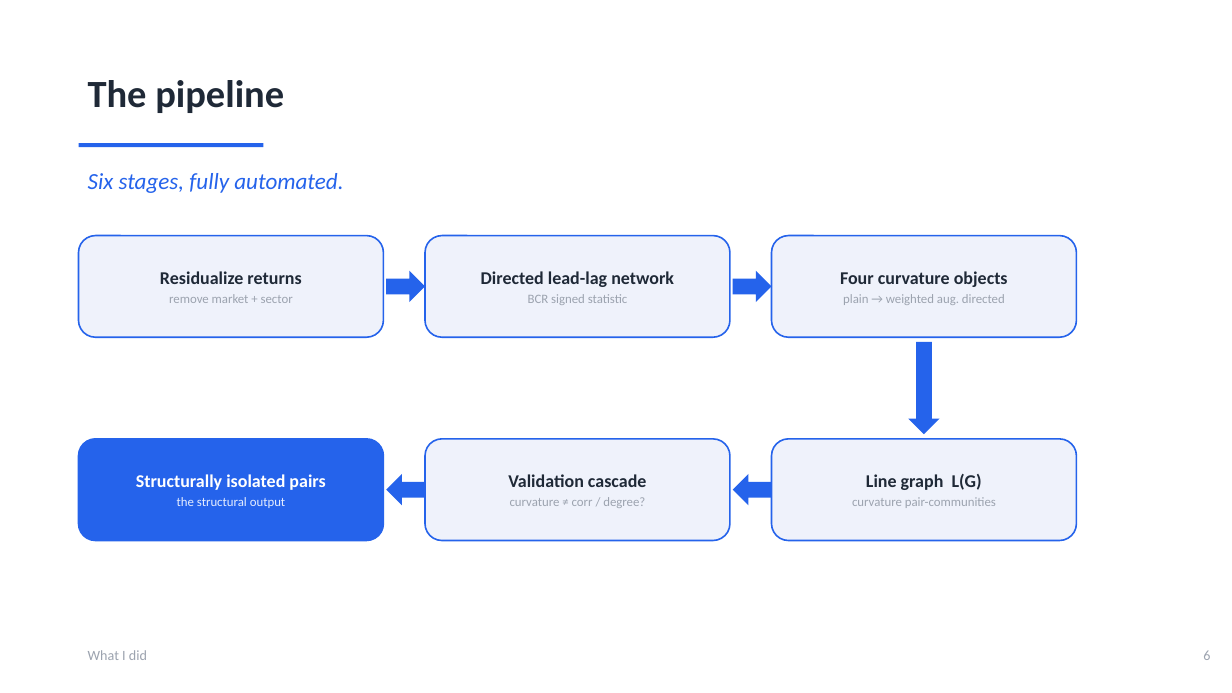
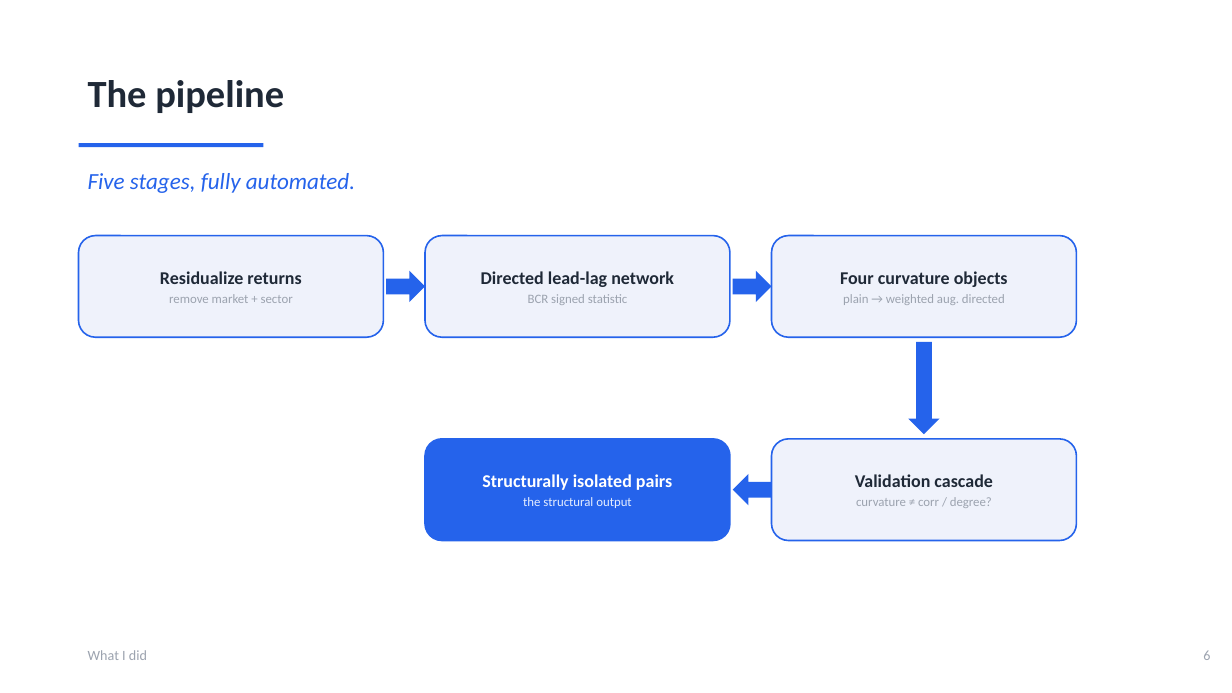
Before and after one commit to ivan-sit/Curvature-Lead-Lag-Model, a slide deck: slide 7 of slides/Ricci_Curvature_LeadLag.pptx. Drawn at 1232x693 pixels with LibreOffice and Linux fonts; fonts in the diff are those of the drawing. Boxes give left, top, right and bottom in pixels: in the first picture for what was removed or moved away, otherwise in the second. Text is boxed around its words. In the diff, an @@ line names an element or a change of style, - is before the commit and + after.

```diff
--- a/slides/Ricci_Curvature_LeadLag.pptx
+++ b/slides/Ricci_Curvature_LeadLag.pptx
@@ text at bbox=[88, 173, 355, 193]: text changed @@
-Six stages, fully automated.
+Five stages, fully automated.
@@ rounded rectangle removed at bbox=[79, 439, 384, 541] @@
-Structurally isolated pairs
-the structural output
@@ rounded rectangle "Structurally isolated pairs" at bbox=[425, 439, 730, 541]: fill #EFF2FB to #2563EB @@
@@ left arrow removed at bbox=[386, 474, 425, 506] @@
@@ text in rounded rectangle at bbox=[482, 474, 672, 508]: text changed; size 10 to 14 pt; text colour #9CA3AF to #FFFFFF; bold on @@
-Validation cascade
-curvature ≠ corr / degree?
+Structurally isolated pairs
+the structural output
@@ text in rounded rectangle at bbox=[855, 474, 992, 508]: text changed @@
-Line graph L(G)
-curvature pair-communities
+Validation cascade
+curvature ≠ corr / degree?
```
Also in this commit, not shown: 2 other files.
